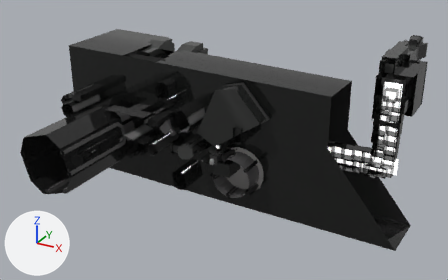
The FBX model Pogplant/Pogplant Driver/Resources/Models/Environment/Segment_09_Final_Merged.fbx: old version first, new version second.
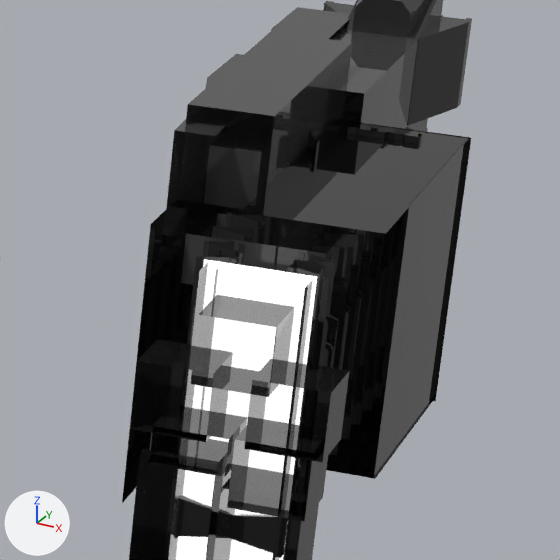
The first picture shows the older version from a camera (50 mm lens) standing at (167.0, -462.0, -188.0) and looking at (-60.0, -49.0, -394.0). The close-ups show both versions on the part from 79% to 99% of the width and 14% to 46% of the height of that picture; other places that the commit changed are outside them. The axes (+X, +Y, +Z) are drawn at lower left. The lights are the same throughout. Where no turn or scale is listed for an object, it has been applied to the vertices. Vertices at the same position are counted once.

Names of what the first close-up shows: 'Seg_09_Tunnel_Floor_Emissive', 'Seg_09_Tunnel_Tile', 'Segment_09_Final_Merged', 'Segment_09_Tunnel'.
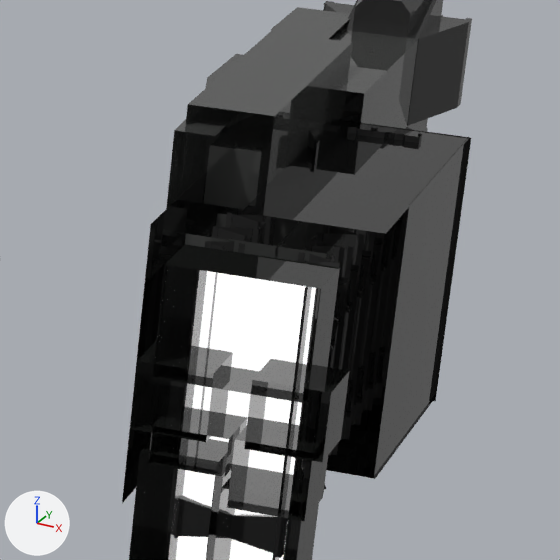
Where the newer file only moved an object's origin or applied its transform, the numbers keep the older frame.

Location of each change, [x1, y1, x2, y2] in pixels of the close-ups (560 x 560 px; the box of a moved part takes in the faces that stretch with it):
'Seg_09_Tunnel_Tile', reshaped: before [129, 295, 349, 560]; after [129, 244, 349, 560]
part 1 of me_mesh_004, moved or reshaped: before [191, 295, 295, 397]; after [153, 244, 340, 404]
part 2 of me_mesh_004, recoloured: [154, 342, 347, 492] in both
part 3 of me_mesh, moved or reshaped: before [172, 241, 244, 480]; after [175, 242, 227, 480]
part 4 of me_mesh, moved or reshaped: before [288, 259, 336, 478]; after [298, 260, 340, 489]

Patch to the scene script:
```diff
--- a/Pogplant/Pogplant Driver/Resources/Models/Environment/Segment_09_Final_Merged.fbx.py
+++ b/Pogplant/Pogplant Driver/Resources/Models/Environment/Segment_09_Final_Merged.fbx.py
@@ me_mesh_004 @@
 # used by ob_seg_09_tunnel_tile; location = (29.4, -42.1, -366.1)
-me_mesh_004.from_pydata(...)  # 336 vertices, 420 faces; spans x -52.4..52.4, y -4.4..4.4, z -35.2..35.2
+me_mesh_004.from_pydata(...)  # 336 vertices, 420 faces; spans x -52.4..52.4, y -4.4..4.4, z -35.2..40.5
+# me_mesh_004 part 1: the loose piece of 8 vertices spanning x 36.7..45.5, y -4.1..4.2, z 26.9..35.2 is scaled about its middle by (1.99, 1, 1.63), then moved by (0.0, 0.0, 2.6)
+# me_mesh_004 part 2: 420 faces spanning x -52.4..52.4, y -4.4..4.4, z -35.2..40.5 switch from mat_ez_texture_01 (picture img_ez_texture_01_dds_001) to mat_material__6
@@ me_mesh @@
 me_mesh.from_pydata(...)  # 4617 vertices, 7433 faces; spans x 52.4..82.6, y -40.3..49.6, z -367.3..-312.5
 # used by ob_segment_09_final_merged; location = (0.0, 0.0, 0.0)
+# me_mesh part 3: the loose piece of 87 vertices spanning x 62.5..67.5, y -38.4..-32.3, z -354.1..-326.7 is scaled about its middle by (0.48, 1, 1), then moved by (-0.6, 0.0, 0.0)
+# me_mesh part 4: the loose piece of 87 vertices spanning x 73.4..79.3, y -38.7..-32.6, z -354.1..-326.7 is moved by (0.4, 0.0, 0.0)
 me_mesh.materials.append(mat_material__6)
```
